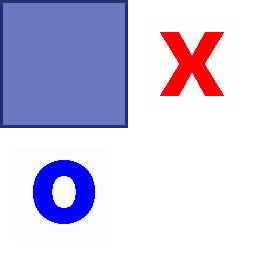
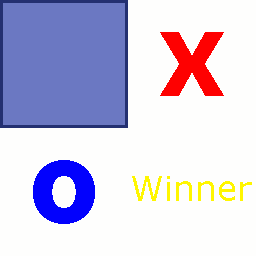
Two versions of the same layered image (256 × 256). Layer-by-layer changes:
added layer "Winner" above "Layer" over [left=132, top=176, right=252, bottom=201]
painted on "Tiles #2" over [left=132, top=176, right=252, bottom=201]
